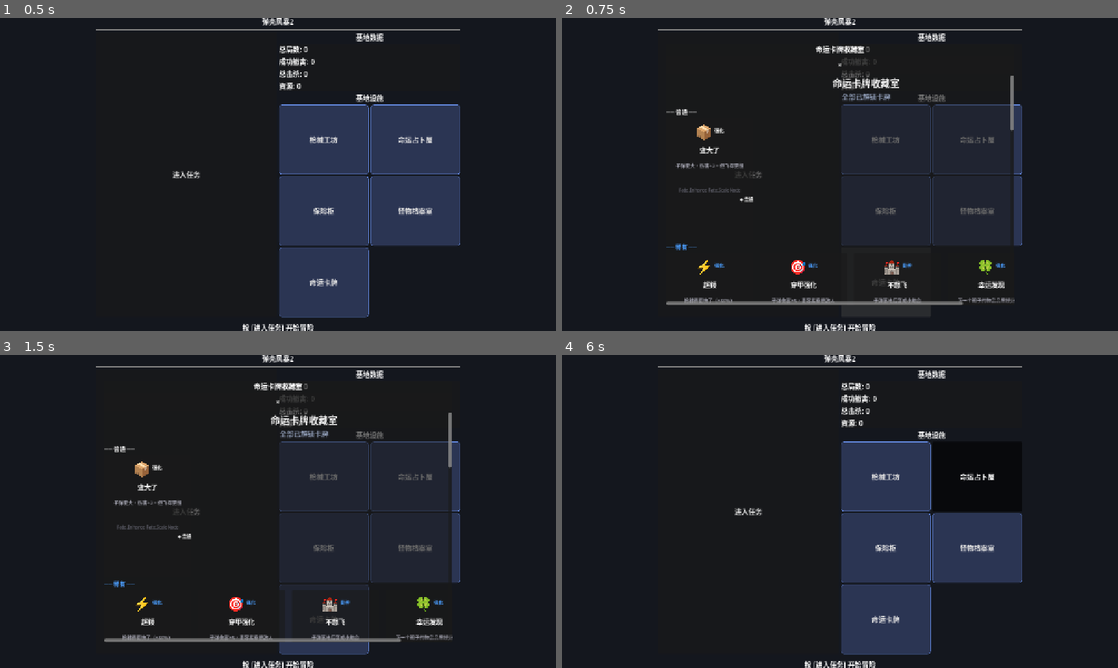
Above: before the commit, frames 1-4 (two rows, left to right).
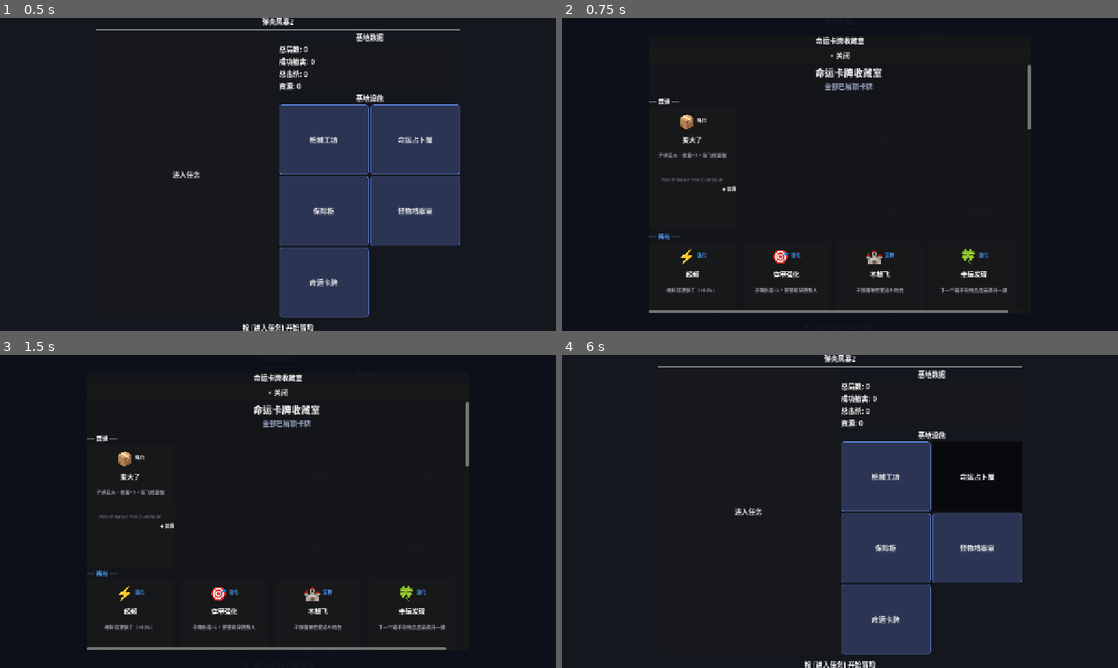
Above: after the commit, the same moments.

Repository: summercard/ShellStorm2
Game: Godot game, scene res://scenes/BaseMenu.tscn
Same seed, same stepped clock (60 frames per second), same inputs: the game is played once before the commit and once after it.
Inputs (mouse positions are in pixels of both pictures, inside the frame that each line leads up to):
- Up to frame 1 (0.5 s): no input
- Up to frame 2 (0.75 s): click "命运卡牌" at 0.5 s
- Up to frame 3 (1.5 s): click "进入任务" at 1.25 s
- Up to frame 4 (6 s): click "枪械工坊" at 2 s; click "命运占卜屋" at 2.75 s; click "保险柜" at 3.5 s; click "怪物档案室" at 4.25 s; click "×" (after the commit: "× 关闭") at 5 s; tap Enter at 5.75 s; move the mouse to (962, 495) at 5.77 s; hold D (move_right) from 5.78 s (still down); tap Shift (dash) at 5.85 s; click (962, 495) at 5.92 s

Frame 1 is identical in both runs. In frame 2, 8.4% of the frame differs, in the area x 15-85%, y 0-100%; in frame 3, 8.8%; in frame 4, nothing differs.

Commit message:
fix: 收藏室添加全屏深色背景遮罩，阻止底层主界面穿透

Diff:
--- a/scenes/FateCardCollectionMenu.tscn
+++ b/scenes/FateCardCollectionMenu.tscn
@@ -5,16 +5,24 @@
 [node name="FateCardCollectionMenu" type="CanvasLayer"]
 script = ExtResource("1")
 
+[node name="Background" type="ColorRect" parent="."]
+anchors_preset = 15
+anchor_right = 1.0
+anchor_bottom = 1.0
+grow_horizontal = 2
+grow_vertical = 2
+color = Color(0.05, 0.06, 0.1, 0.97)
+
 [node name="Panel" type="PanelContainer" parent="."]
 anchors_preset = 8
 anchor_left = 0.5
 anchor_top = 0.5
 anchor_right = 0.5
 anchor_bottom = 0.5
-offset_left = -400.0
-offset_top = -300.0
-offset_right = 400.0
-offset_bottom = 300.0
+offset_left = -440.0
+offset_top = -320.0
+offset_right = 440.0
+offset_bottom = 320.0
 grow_horizontal = 2
 grow_vertical = 2
 
@@ -25,11 +33,12 @@
 layout_mode = 2
 text = "命运卡牌收藏室"
 horizontal_alignment = 1
+vertical_alignment = 1
 
 [node name="CloseButton" type="Button" parent="Panel/VBox"]
-custom_minimum_size = Vector2(40, 40)
+custom_minimum_size = Vector2(60, 36)
 layout_mode = 2
-text = "×"
+text = "× 关闭"
 
 [node name="ScrollContainer" type="ScrollContainer" parent="Panel/VBox"]
 layout_mode = 2
